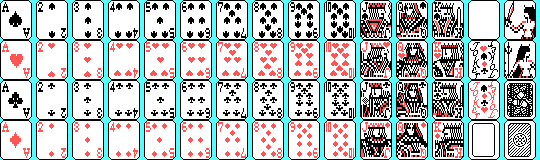
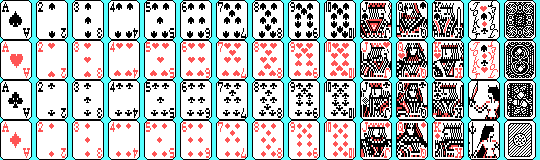
Layered file, before and after one edit (540 × 160). Changes by layer:
painted on "Background" over [469, 1, 535, 158]
